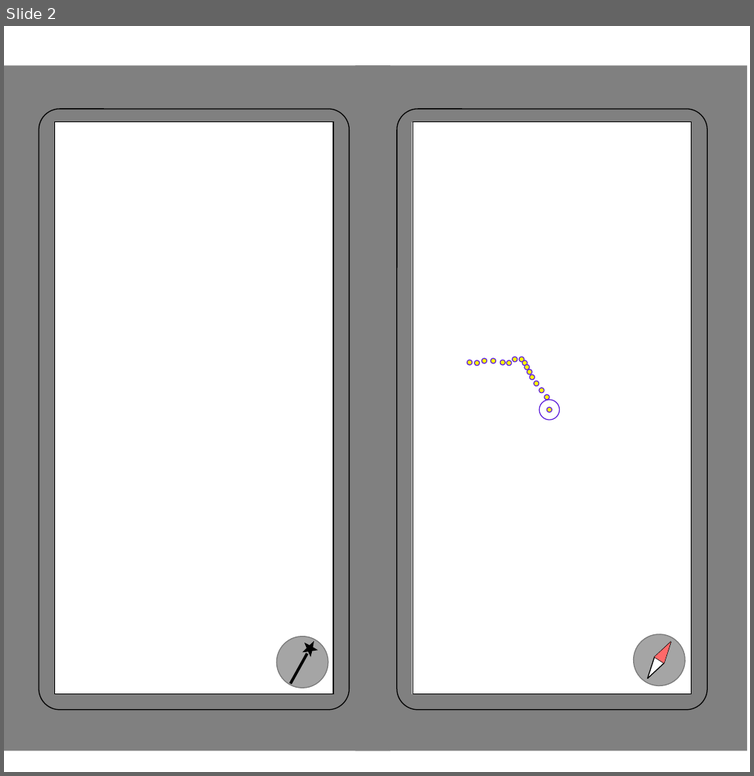
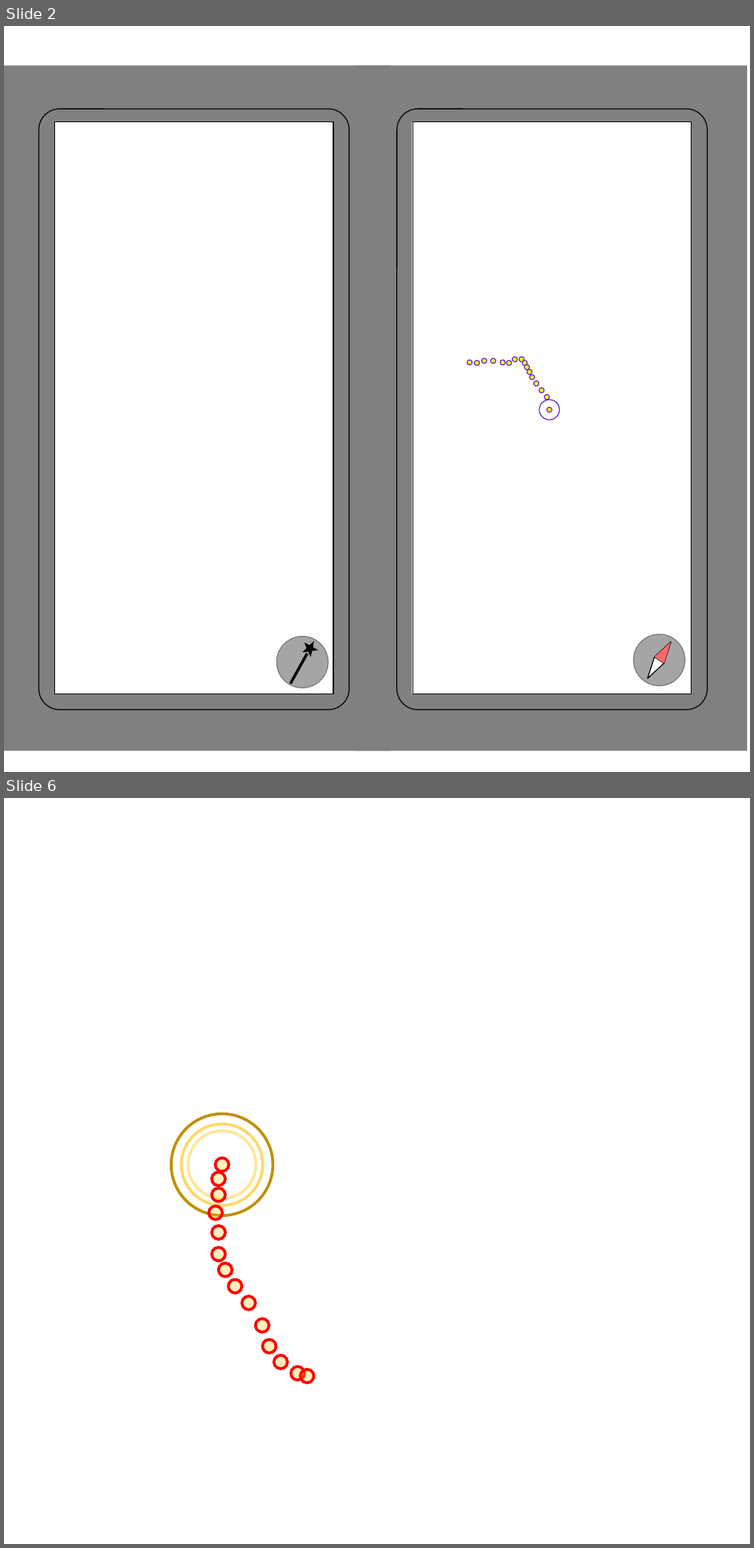
Before and after one commit to Frederic-jyrg/ouitoo, a slide deck: info/typical views -union plaza.pptx. Shown one above the other, each under a label of ours: slide 2 before the commit, slides 2 and 6 after it; the slides between them are not shown. The pictures are 754x776 and 754x1548 pixels, drawn with LibreOffice and Linux fonts; fonts in the diff are those of the drawing; background and template pictures are left out. Boxes give left, top, right and bottom in pixels: in the first picture for what was removed or moved away, otherwise in the second. Text is boxed around its words. In the diff, an @@ line names an element or a change of style, - is before the commit and + after.

```diff
--- a/info/typical views -union plaza.pptx
+++ b/info/typical views -union plaza.pptx
@@ slide 6 added at (4,798,750,1544), background #FFFFFF @@
@@ ellipse added at (171,1114,273,1215), outline #BF9000 3 pt @@
@@ ellipse added at (182,1124,263,1206), outline #FFD966 3 pt @@
@@ ellipse added at (188,1131,256,1199), outline #FFE699 3 pt @@
@@ ellipse added at (211,1172,225,1186), fill #FFC000 at 25% opacity, outline #FF0000 3 pt @@
@@ ellipse added at (216,1158,229,1172), fill #FFC000 at 25% opacity, outline #FF0000 3 pt @@
@@ ellipse added at (211,1188,225,1201), fill #FFC000 at 25% opacity, outline #FF0000 3 pt @@
@@ ellipse added at (209,1206,222,1220), fill #FFC000 at 25% opacity, outline #FF0000 3 pt @@
@@ ellipse added at (211,1226,225,1240), fill #FFC000 at 25% opacity, outline #FF0000 3 pt @@
@@ ellipse added at (211,1248,225,1261), fill #FFC000 at 25% opacity, outline #FF0000 3 pt @@
@@ ellipse added at (219,1263,232,1277), fill #FFC000 at 25% opacity, outline #FF0000 3 pt @@
@@ ellipse added at (228,1280,242,1293), fill #FFC000 at 25% opacity, outline #FF0000 3 pt @@
@@ ellipse added at (242,1297,256,1310), fill #FFC000 at 25% opacity, outline #FF0000 3 pt @@
@@ ellipse added at (256,1319,269,1332), fill #FFC000 at 25% opacity, outline #FF0000 3 pt @@
@@ ellipse added at (262,1339,276,1353), fill #FFC000 at 25% opacity, outline #FF0000 3 pt @@
@@ ellipse added at (274,1355,287,1369), fill #FFC000 at 25% opacity, outline #FF0000 3 pt @@
@@ ellipse added at (291,1366,304,1380), fill #FFC000 at 25% opacity, outline #FF0000 3 pt @@
@@ ellipse added at (300,1369,314,1383), fill #FFC000 at 25% opacity, outline #FF0000 3 pt @@
```
Also in this commit, not shown: 3 other slides added.
